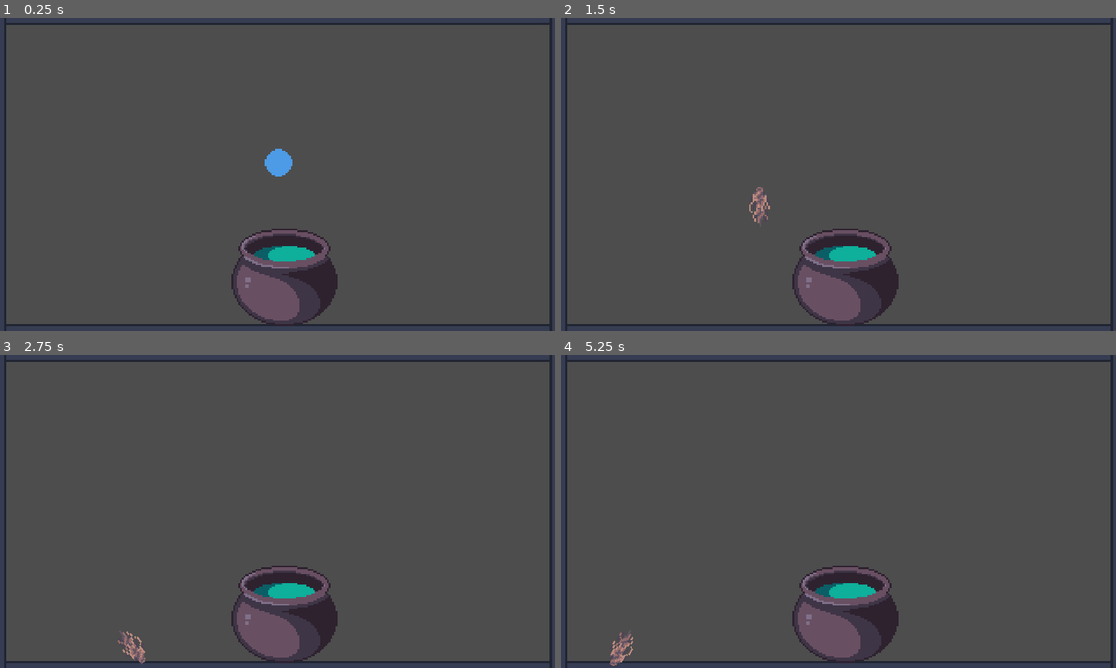
Above: before the commit, frames 1-4 (two rows, left to right).
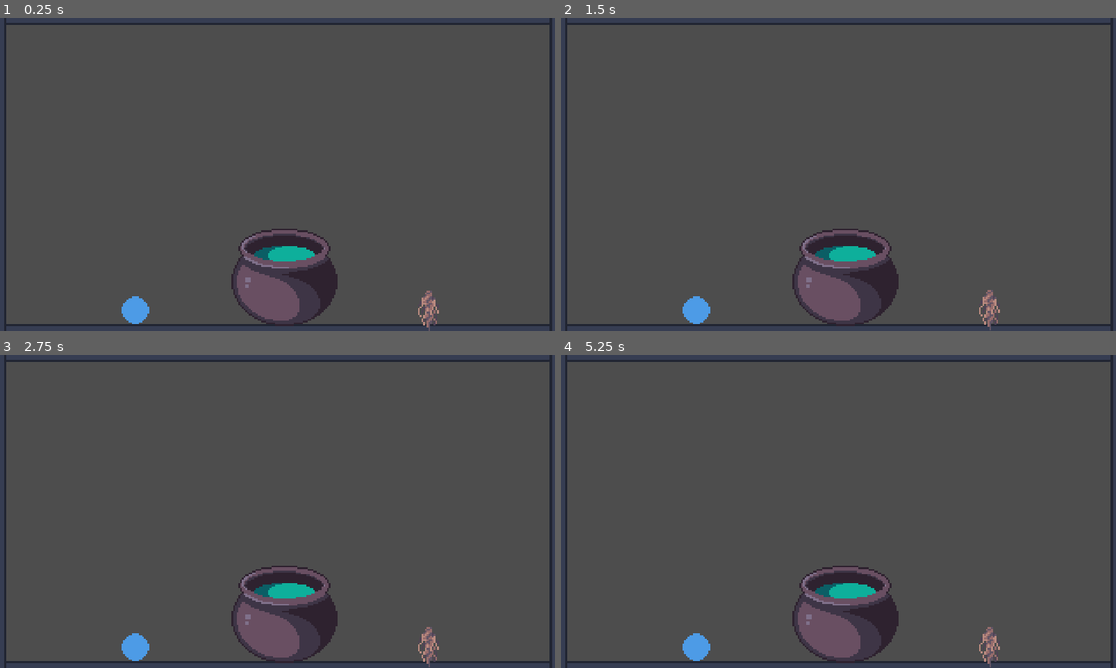
Above: after the commit, the same moments.

Repository: HuskyGameDev/2024s-team3
Game: Godot game, scene res://Levels/Main.tscn
The game is run twice, just before and just after one commit, with the same random seed, the same clock (stepped at 60 frames per second) and the same inputs. The engine's default icon, where the game draws it, is replaced by a stand-in: a white triangle on a blue panel in a dark square.
Inputs (mouse positions are in pixels of both pictures, inside the frame that each line leads up to):
- Up to frame 1 (0.25 s): no input
- Up to frame 2 (1.5 s): drag from (844, 274) to (894, 105) at 0.52 s; drag from (783, 124) to (844, 274) at 1.27 s
- Up to frame 3 (2.75 s): move the mouse to (333, 442) at 2.02 s; click (333, 442) at 2.1 s
- Up to frame 4 (5.25 s): drag from (810, 574) to (672, 464) at 2.77 s; move the mouse to (1005, 558) at 3.52 s; click (1005, 558) at 3.6 s; drag from (672, 464) to (844, 611) at 4.27 s; move the mouse to (866, 511) at 5.02 s; click (866, 511) at 5.1 s

The runs differ from the first frame. In frame 1, 0.8% of the frame differs, in the area x 21-80%, y 41-100%; in frame 2, 0.6%; in frame 3, 0.5%; in frame 4, 0.7%.

Commit message:
use string ids for potions and ingredients

Diff:
--- a/Levels/Main.tscn
+++ b/Levels/Main.tscn
@@ -87,11 +87,11 @@
 scale = Vector2(6, 6)
 
 [node name="Ingredient" parent="." instance=ExtResource("4_2mp38")]
-position = Vector2(993, 601)
+position = Vector2(1493, 919)
 data = ExtResource("4_ajrum")
 
 [node name="Ingredient2" parent="." instance=ExtResource("4_2mp38")]
-position = Vector2(970, 382)
+position = Vector2(474, 940)
 data = ExtResource("5_rir7j")
 
 [connection signal="potion_made" from="Cauldron" to="." method="_on_cauldron_potion_made"]
--- a/Objects/Ingredients/Resources/burdock_root.tres
+++ b/Objects/Ingredients/Resources/burdock_root.tres
@@ -4,6 +4,6 @@
 
 [resource]
 script = ExtResource("1_8lcrb")
-id = 3
+id = "burdock_root"
 ingredient_name = "Burdock Root"
 description = ""
--- a/Objects/Ingredients/Resources/nightshade_petals.tres
+++ b/Objects/Ingredients/Resources/nightshade_petals.tres
@@ -4,6 +4,6 @@
 
 [resource]
 script = ExtResource("1_qlefo")
-id = 2
+id = "nightshade_petals"
 ingredient_name = "Nightshade Petals"
 description = ""
--- a/Objects/Ingredients/Resources/thistle_root.tres
+++ b/Objects/Ingredients/Resources/thistle_root.tres
@@ -5,7 +5,7 @@
 
 [resource]
 script = ExtResource("1_154eg")
-id = 1
+id = "thistle_root"
 ingredient_name = "Thistle Root"
 description = ""
 image = ExtResource("1_j6ldu")
--- a/Objects/Ingredients/ingredient_data.gd
+++ b/Objects/Ingredients/ingredient_data.gd
@@ -1,11 +1,11 @@
 extends Resource
 
-@export var id: int
+@export var id: String
 @export var ingredient_name: String
 @export_multiline var description: String
 @export var image: Texture2D
 
-func _init(p_id = 0, p_name = "", p_description = "", p_image = null):
+func _init(p_id = "", p_name = "", p_description = "", p_image = null):
 	id = p_id
 	ingredient_name = p_name
 	description = p_description
--- a/Objects/Potions/Resources/healing_potion.tres
+++ b/Objects/Potions/Resources/healing_potion.tres
@@ -1,12 +1,12 @@
 [gd_resource type="Resource" load_steps=3 format=3 uid="uid://b54jr4mldew77"]
 
-[ext_resource type="Texture2D" uid="uid://cbnjnkfq7dsfm" path="res://Assets/Sprites/Thistle_Root.png" id="1_8ejgc"]
 [ext_resource type="Script" path="res://Objects/Potions/potion_data.gd" id="1_84a12"]
+[ext_resource type="Texture2D" uid="uid://cpiu2shqy8d6l" path="res://Assets/Sprites/Ingredient Default.png" id="1_snr1j"]
 
 [resource]
 script = ExtResource("1_84a12")
-id = 1
+id = "healing_potion"
 potion_name = "Healing Potion"
 description = ""
-image = ExtResource("1_8ejgc")
-recipe = Array[int]([1, 2])
+image = ExtResource("1_snr1j")
+recipe = Array[String](["thistle_root", "nightshade_petals"])
--- a/Objects/Potions/Resources/simple_poison.tres
+++ b/Objects/Potions/Resources/simple_poison.tres
@@ -4,7 +4,7 @@
 
 [resource]
 script = ExtResource("1_7r8x0")
-id = 2
+id = "simple_poison"
 potion_name = "Simple Poison"
 description = ""
-recipe = Array[int]([2, 3])
+recipe = Array[String](["burdock_root", "nightshade_petals"])
--- a/Objects/Potions/potion_data.gd
+++ b/Objects/Potions/potion_data.gd
@@ -1,12 +1,12 @@
 extends Resource
 
-@export var id: int
+@export var id: String
 @export var potion_name: String
 @export_multiline var description: String
 @export var image: Texture2D
-@export var recipe: Array[int]
+@export var recipe: Array[String]
 
-func _init(p_id = 0, p_name = "", p_description = "", p_image = null, p_recipe = [] as Array[int]):
+func _init(p_id = "", p_name = "", p_description = "", p_image = null, p_recipe = [] as Array[String]):
 	id = p_id
 	potion_name = p_name
 	description = p_description
--- a/Objects/Potions/recipes.gd
+++ b/Objects/Potions/recipes.gd
@@ -20,6 +20,7 @@
 
 
 func add_recipe_to_dictionary(recipe_data):
+	recipe_data.recipe.sort()
 	var recipe_hash = recipe_data.recipe.hash()
 	var found_hash = recipes.get(recipe_hash)
 	if found_hash != null:
--- a/Objects/Stations/cauldron.gd
+++ b/Objects/Stations/cauldron.gd
@@ -1,6 +1,6 @@
 extends Node2D
 
-var currentIngredients: Array[int] = []
+var currentIngredients: Array[String] = []
 var recipes = {}
 var potion = preload("res://Objects/Potions/Potion.tscn")
 
